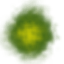
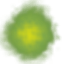
Revision of a layered 64×64 image; what changed, layer by layer:
added layer "Layer 4 copy" above "Layer 4" over <box>0,0,62,64</box>
